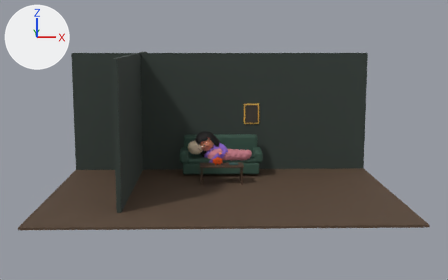
Before and after pictures for a commit that changed the Blender file reels/week-reel/episode.blend.
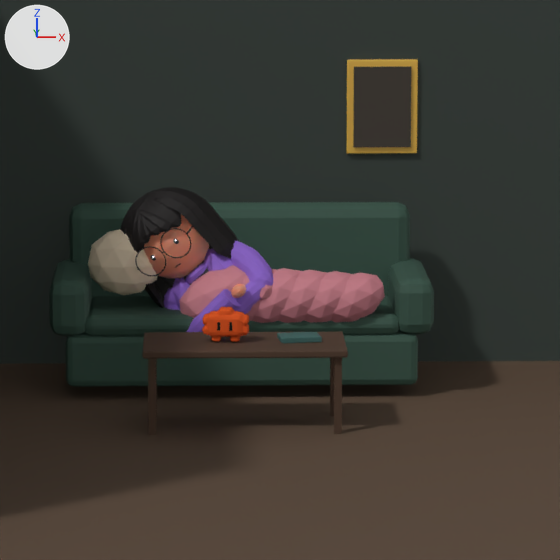
Each version is shown whole from a 50 mm lens placed at (-0.29, -15.64, 3.64), pointed at (0.07, -0.09, 1.05), then close up on the part from 38% to 65% of the width and 32% to 76% of the height. Lighting does not change. The marker at upper left points along +X, +Y and +Z. The first two pictures are the older version.

In view in the first close-up: 'Blanket', 'CoffeeTable', 'Human_Body', 'Human_Hair', 'Human_HeadMesh', 'Mascot_Body', 'Pillow_Cream', 'Room_Floor', 'Room_Picture', 'Room_PictureFrame', 'Room_Walls', 'Sofa' and 8 more.
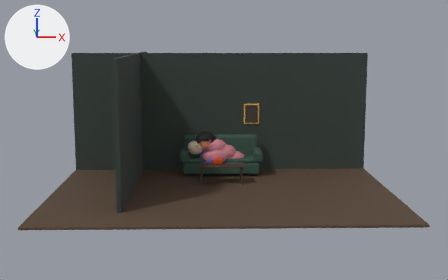
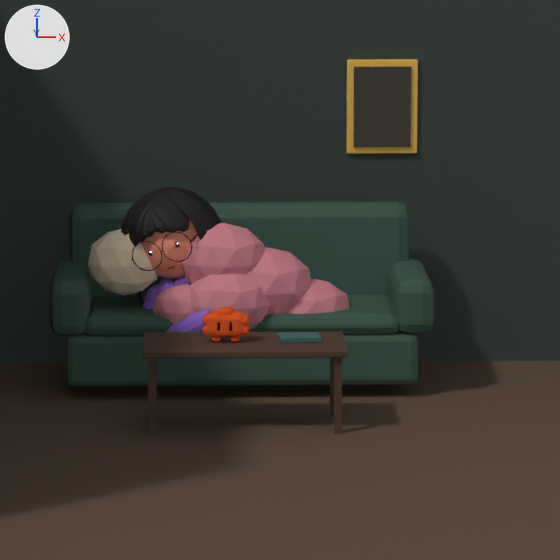
ob_human_root is not drawn itself; it is the parent of ob_human_head, ob_human_torso, ob_human_body, ob_human_hands, ob_human_outfit_teecollar, ob_human_neck.

Where the change shows, as pixel boxes [x1, y1, x2, y2] in the close-ups (560 x 560 px):
'Blanket', reshaped
    before: [179, 265, 385, 323]
    after: [153, 223, 350, 330]
'Human_Hair', moved, turned
    before: [120, 187, 238, 308]
    after: [121, 187, 221, 305]
'Human_Body', moved, turned
    before: [163, 241, 274, 332]
    after: [143, 278, 211, 332]
'Human_HeadMesh', moved, turned
    before: [144, 214, 209, 279]
    after: [141, 219, 197, 279]
'Human_Glasses', moved, turned
    before: [135, 226, 193, 276]
    after: [132, 232, 198, 271]
'Human_Outfit_TeeCollar', moved, turned
    before: [185, 262, 207, 284]
    after: [172, 276, 190, 286]
'Human_Hands', moved, turned (not visible afterwards)
    before: [231, 284, 246, 298]
'Human_Pupils', moved, turned
    before: [151, 239, 179, 260]
    after: [148, 242, 180, 256]
'Human_Torso', moved, turned (mostly hidden)
    before: [183, 260, 209, 285]
    after: [172, 277, 191, 285]
part 1 of me_blanket, added
    after: [182, 223, 265, 284]
part 2 of me_blanket, added
    after: [247, 247, 312, 314]
part 3 of me_blanket, added
    after: [287, 278, 350, 314]
part 4 of me_blanket, added
    after: [189, 273, 270, 330]
part 5 of me_blanket, added
    after: [153, 284, 194, 324]
part 6 of me_blanket, deleted (pink)
    before: [179, 265, 246, 318]
part 7 of me_blanket, deleted
    before: [305, 271, 352, 323]
part 8 of me_blanket, deleted (mostly hidden)
    before: [243, 269, 276, 321]
part 9 of me_blanket, deleted
    before: [331, 273, 385, 322]
part 10 of me_blanket, deleted
    before: [252, 268, 301, 323]
part 11 of me_blanket, deleted
    before: [278, 270, 327, 323]
part 12 of me_blanket, deleted
    before: [260, 285, 272, 300]

Edits to the bpy script that builds the scene:
```text
Change me_blanket:
    used by ob_blanket; location = (0.0, 0.0, 0.0)
    remove me_blanket.from_pydata(...)  # 336 vertices, 620 faces; spans x -0.421..0.813, y 0.234..0.648, z 0.327..0.748
    add me_blanket.from_pydata(...)  # 210 vertices, 400 faces; spans x -0.506..0.625, y 0.201..0.84, z 0.268..0.98
    me_blanket part 1: a new loose piece, an icosphere of 80 faces spanning x -0.341..0.141, y 0.311..0.729, z 0.54..0.98, in mat_m_blanket_dustypink (pink #c47c86)
    me_blanket part 2: a new loose piece, an icosphere of 80 faces spanning x -0.165..0.405, y 0.31..0.81, z 0.363..0.838, in mat_m_blanket_dustypink (pink #c47c86)
    me_blanket part 3: a new loose piece, an icosphere of 80 faces spanning x 0.055..0.625, y 0.36..0.84, z 0.268..0.652, in mat_m_blanket_dustypink (pink #c47c86)
    me_blanket part 4: a new loose piece, an icosphere of 80 faces spanning x -0.32..0.16, y 0.201..0.558, z 0.341..0.74, in mat_m_blanket_dustypink (pink #c47c86)
    me_blanket part 5: a new loose piece, an icosphere of 80 faces spanning x -0.506..-0.134, y 0.275..0.565, z 0.355..0.645, in mat_m_blanket_dustypink (pink #c47c86)
    me_blanket part 6: the loose piece of 42 vertices spanning x -0.356..0.123, y 0.249..0.648, z 0.372..0.748 is deleted
    me_blanket part 7: the loose piece of 42 vertices spanning x 0.269..0.675, y 0.237..0.576, z 0.401..0.719 is deleted
    me_blanket part 8: the loose piece of 42 vertices spanning x -0.2..0.261, y 0.246..0.63, z 0.379..0.741 is deleted
    me_blanket part 9: the loose piece of 42 vertices spanning x 0.425..0.813, y 0.234..0.557, z 0.408..0.712 is deleted
    me_blanket part 10: the loose piece of 42 vertices spanning x -0.044..0.399, y 0.243..0.612, z 0.386..0.734 is deleted
    me_blanket part 11: the loose piece of 42 vertices spanning x 0.113..0.537, y 0.24..0.594, z 0.393..0.727 is deleted
    me_blanket part 12: the loose piece of 12 vertices spanning x 0.068..0.184, y 0.248..0.359, z 0.557..0.687 is deleted
    other edits to the shape of me_blanket do not show in these pictures
Change ob_human_root:
    ob_human_root.location: (0.498, 0.494, -0.147) -> (0.146, 0.543, -0.378)
    ob_human_root.rotation_euler: (0.0, -0.733, -0.14) -> (0.0, -0.419, -0.14)  # degrees (0, -42, -8) -> degrees (0, -24, -8)
```
